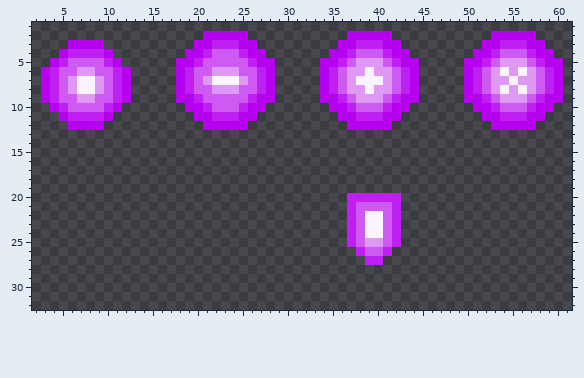
One commit to this pixel-art sprite: assets/graphics/projectiles/bullet2.png. This is how it looked before the edit.
The file is 64x64 pixels. Shown: x 2..61, y 1..32.
The same view after the edit:
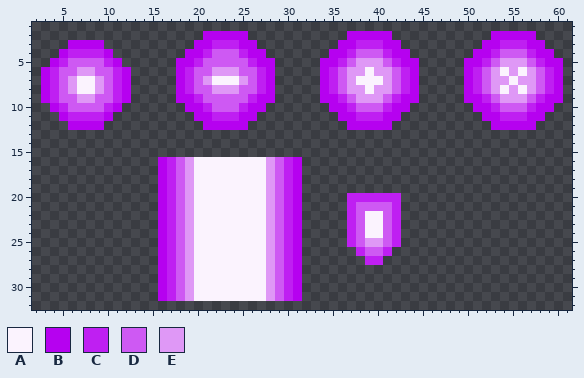
Palette (. is transparent): A #fbf3fe  B #b601f0  C #bf1ff2  D #ce59f3  E #df98f6
Changes in this commit:
{"y":16,"x":16,"old":"................","new":"BCDEAAAAAAAAEDCB"}
{"y":17,"x":16,"old":"................","new":"BCDEAAAAAAAAEDCB"}
{"y":18,"x":16,"old":"................","new":"BCDEAAAAAAAAEDCB"}
{"y":19,"x":16,"old":"................","new":"BCDEAAAAAAAAEDCB"}
{"y":20,"x":16,"old":"................","new":"BCDEAAAAAAAAEDCB"}
{"y":21,"x":16,"old":"................","new":"BCDEAAAAAAAAEDCB"}
{"y":22,"x":16,"old":"................","new":"BCDEAAAAAAAAEDCB"}
{"y":23,"x":16,"old":"................","new":"BCDEAAAAAAAAEDCB"}
{"y":24,"x":16,"old":"................","new":"BCDEAAAAAAAAEDCB"}
{"y":25,"x":16,"old":"................","new":"BCDEAAAAAAAAEDCB"}
{"y":26,"x":16,"old":"................","new":"BCDEAAAAAAAAEDCB"}
{"y":27,"x":16,"old":"................","new":"BCDEAAAAAAAAEDCB"}
{"y":28,"x":16,"old":"................","new":"BCDEAAAAAAAAEDCB"}
{"y":29,"x":16,"old":"................","new":"BCDEAAAAAAAAEDCB"}
{"y":30,"x":16,"old":"................","new":"BCDEAAAAAAAAEDCB"}
{"y":31,"x":16,"old":"................","new":"BCDEAAAAAAAAEDCB"}
{"label":"added","picture_box":[158,157,302,301]}
